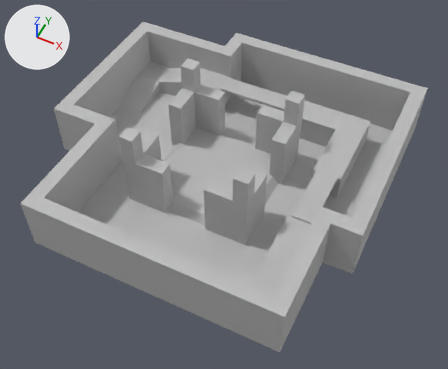
Two versions of the FBX model Content/scenes/q3t5.fbx, one commit apart.
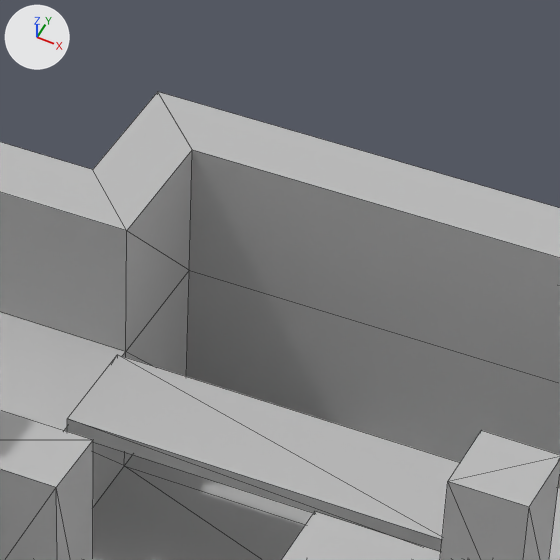
The first picture shows the older version from a 50 mm camera at (0.292, -0.547, 0.662) aimed at (0.038, -0.04, 0.028). The close-ups show both versions on the part from 47% to 68% of the width and 5% to 31% of the height of that picture; other places that the commit changed are outside them. Lighting does not change. The marker at upper left points along +X, +Y and +Z. The close-ups show mesh edges as thin lines. Where no turn or scale is listed for an object, it has been applied to the vertices.

Names of what the first close-up shows: 'theFailure:pCube1', 'theFailure:pCube2', 'theFailure:pCube6', 'theFailure:pPlane1'.
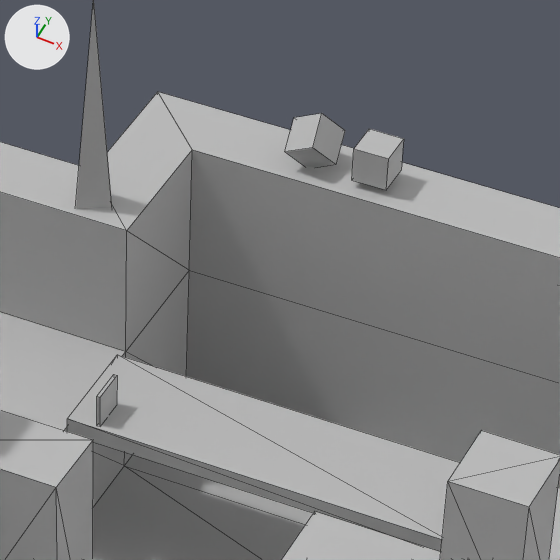
Edits to the bpy script that builds the scene:
```text
Add me_mesh_016:
    me_mesh_016.from_pydata(...)  # a box spanning x -0.005..0.005, y -0.005..0.005, z -0.005..0.005
    me_mesh_016.materials.append(mat_phong1)  # grey #bcbcbc
Add me_mesh_010:
    me_mesh_010.from_pydata([(-0.0029, 0.0049, -0.0317), (-0.0029, -0.0049, -0.0317), (0.0057, 0.0, -0.0317), (0.0, 0.0, 0.0317)], [], [(0, 2, 1), (0, 1, 3), (1, 2, 3), (2, 0, 3)])
    me_mesh_010.materials.append(mat_phong1)  # grey #bcbcbc
Add me_mesh_013:
    me_mesh_013.from_pydata(...)  # a box spanning x -0.0005..0.0005, y -0.005..0.005, z -0.005..0.005
    me_mesh_013.materials.append(mat_phong1)  # grey #bcbcbc
Add me_mesh_020:
    me_mesh_020.from_pydata([(0.0075, -0.0025, -0.0035), (0.006, 0.006, 0.0015), (0.0025, -0.0075, 0.0035), (0.001, 0.001, 0.0085), (-0.006, -0.006, -0.0015), (-0.0075, 0.0025, 0.0035), (-0.001, -0.001, -0.0085), (-0.0025, 0.0075, -0.0035)], [], [(0, 1, 3, 2), (2, 3, 5, 4), (4, 5, 7, 6), (6, 7, 1, 0), (1, 7, 5, 3), (6, 0, 2, 4)])
    me_mesh_020.materials.append(mat_phong1)  # grey #bcbcbc
Add ob_pcube6:
    ob_pcube6 = bpy.data.objects.new('pCube6', me_mesh_016)
    ob_pcube6.location = (0.0, 0.209, 0.0871)
Add ob_ppyramid1:
    ob_ppyramid1 = bpy.data.objects.new('pPyramid1', me_mesh_010)
    ob_ppyramid1.location = (-0.0635, 0.1672, 0.1109)
Add ob_pcube3:
    ob_pcube3 = bpy.data.objects.new('pCube3', me_mesh_013)
    ob_pcube3.location = (-0.0415, 0.1313, 0.0471)
Add ob_pcube10:
    ob_pcube10 = bpy.data.objects.new('pCube10', me_mesh_020)
    ob_pcube10.location = (-0.0182, 0.209, 0.0871)
```

Pixel boxes (x1, y1, x2, y2) of what changed, in the close-ups (560 x 560 px):
'pPyramid1', added: after (75, 0, 112, 209)
'pCube10', added: after (285, 113, 345, 168)
'pCube6', added: after (352, 129, 404, 190)
'pCube3', added: after (97, 375, 117, 426)
